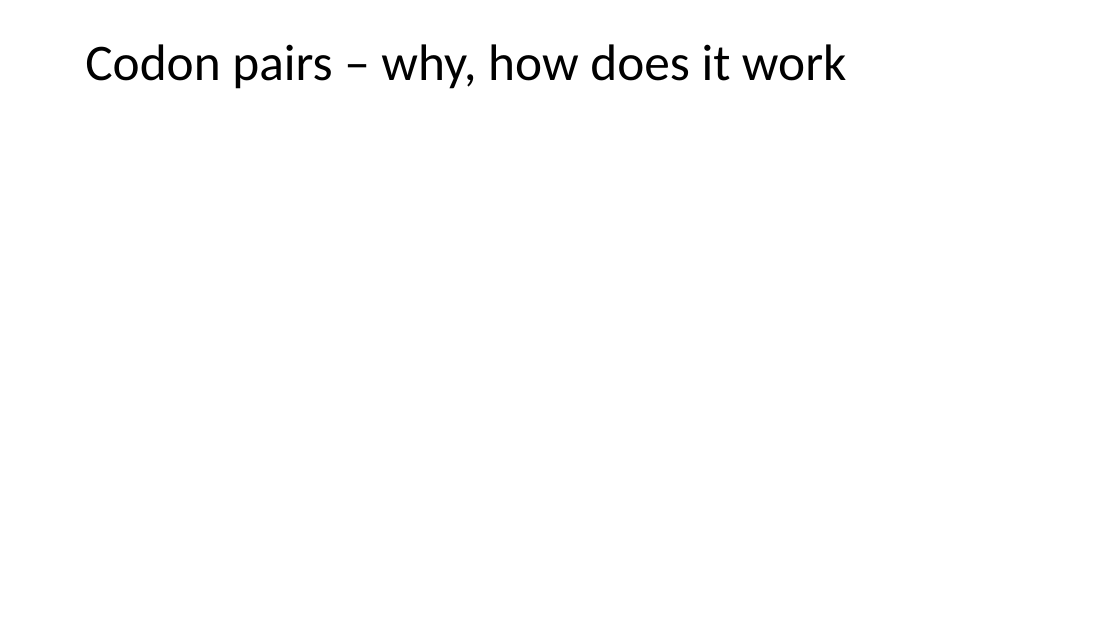
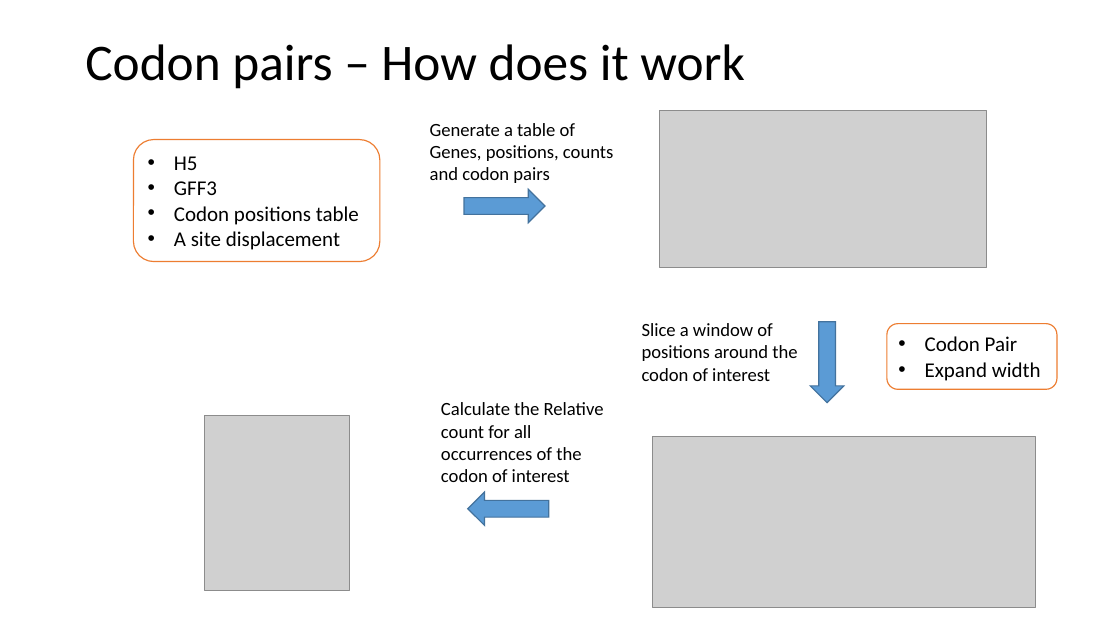
Before and after one commit to 3mma-mack/riboviz-presentation, a slide deck: slide 12 of Rundown-of-our-3-months.pptx. Drawn at 1120x630 pixels with LibreOffice and Linux fonts; fonts in the diff are those of the drawing; grey boxes stand for pictures. Boxes give left, top, right and bottom in pixels: in the first picture for what was removed or moved away, otherwise in the second. Text is boxed around its words. In the diff, an @@ line names an element or a change of style, - is before the commit and + after.

Commit message:
added workflow of single codons and codon pair scripts

```diff
--- a/Rundown-of-our-3-months.pptx
+++ b/Rundown-of-our-3-months.pptx
@@ title at box(85, 44, 744, 89): text changed @@
-Codon pairs – why, how does it work
+Codon pairs – How does it work
@@ picture added at box(660, 110, 986, 268) @@
@@ rounded rectangle added at box(134, 139, 380, 261), fill #FFFFFF, outline #ED7D31 1 pt, 18 pt, text #000000 @@
+• H5
+• GFF3
+• Codon positions table
+• A site displacement
@@ text added at box(430, 123, 613, 183), 16 pt, text #000000 @@
+Generate a table of Genes, positions, counts and codon pairs
@@ right arrow added at box(464, 189, 544, 223), fill #5B9BD5, outline #43739E 1 pt @@
@@ text added at box(642, 323, 797, 381), 16 pt, text #000000 @@
+Slice a window of positions around the codon of interest
@@ right arrow added at box(810, 322, 844, 402), fill #5B9BD5, outline #43739E 1 pt @@
@@ rounded rectangle added at box(887, 323, 1057, 389), fill #FFFFFF, outline #ED7D31 1 pt, 18 pt, text #000000 @@
+• Codon Pair
+• Expand width
@@ picture added at box(205, 416, 350, 591) @@
@@ text added at box(441, 402, 604, 482), 16 pt, text #000000 @@
+Calculate the Relative count for all occurrences of the codon of interest
@@ picture added at box(652, 436, 1035, 607) @@
@@ right arrow added at box(468, 492, 549, 526), fill #5B9BD5, outline #43739E 1 pt @@
```
Also in this commit, not shown: 2 other slides changed, 2 slides added.
